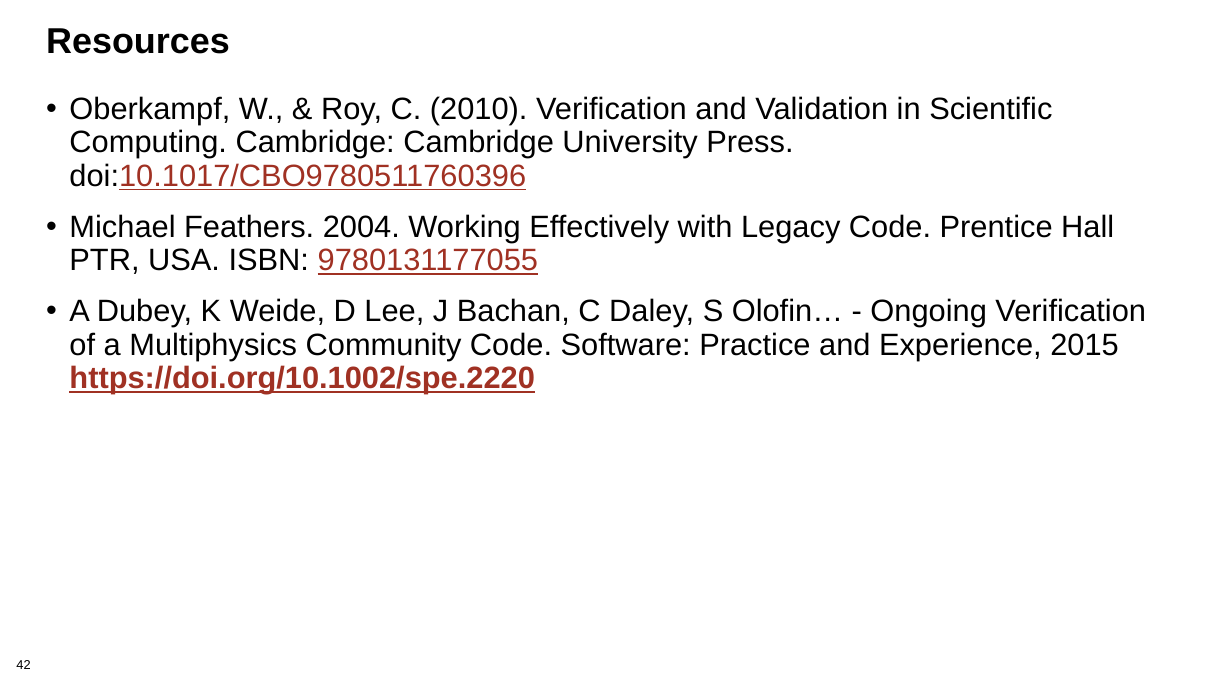
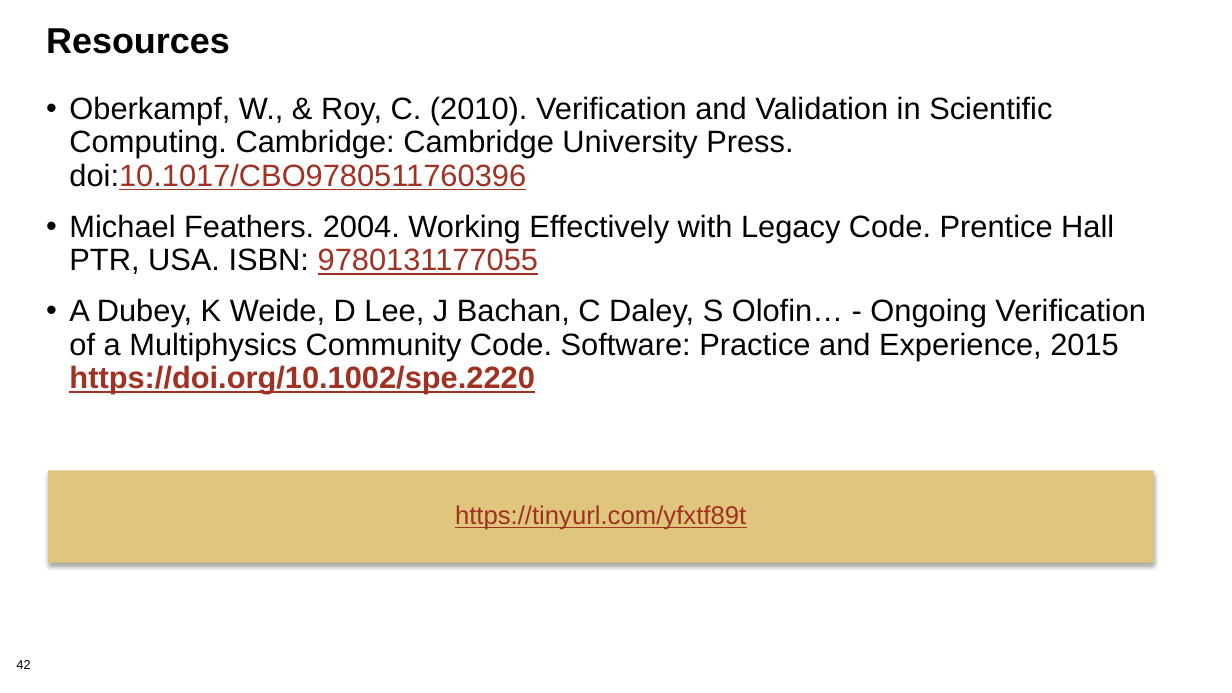
Before and after one commit to bssw-tutorial/presentations, a slide deck: slide 42 of testing.pptx. Drawn at 1232x693 pixels with LibreOffice and Linux fonts; fonts in the diff are those of the drawing. Boxes give left, top, right and bottom in pixels: in the first picture for what was removed or moved away, otherwise in the second. Text is boxed around its words. In the diff, an @@ line names an element or a change of style, - is before the commit and + after.

```diff
--- a/testing.pptx
+++ b/testing.pptx
@@ rectangle added at box(48, 470, 1153, 563), fill #E0C67D, 20 pt, text #A03123, underline @@
+https://tinyurl.com/yfxtf89t
```
Also in this commit, not shown: 2 other slides changed, 3 other files.
